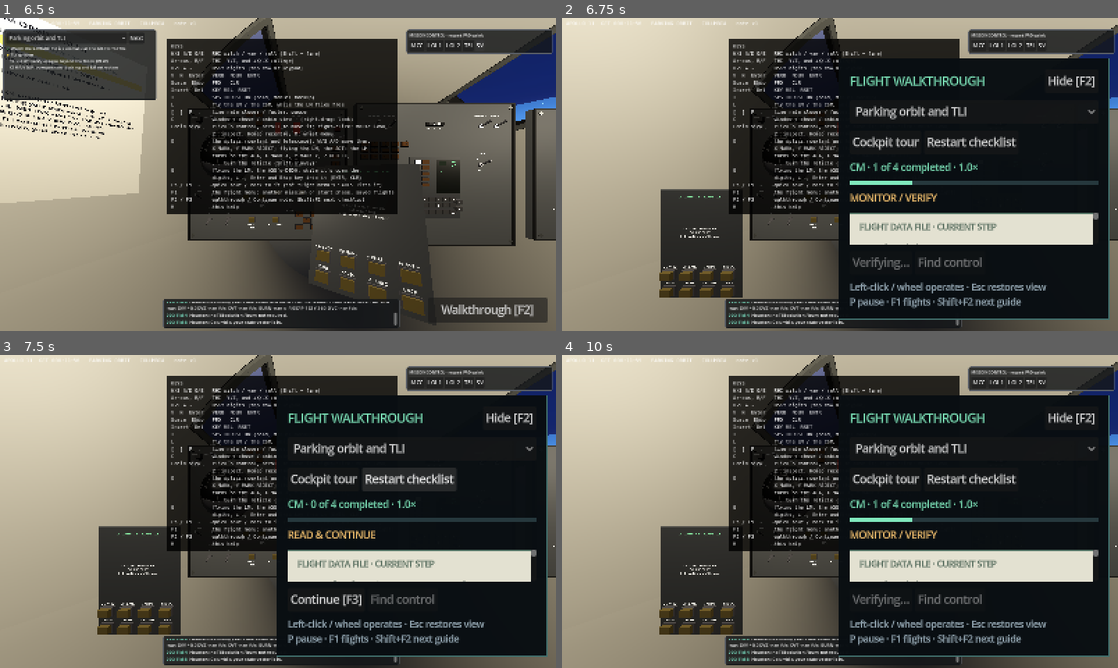
Above: before the commit, frames 1-4 (two rows, left to right).
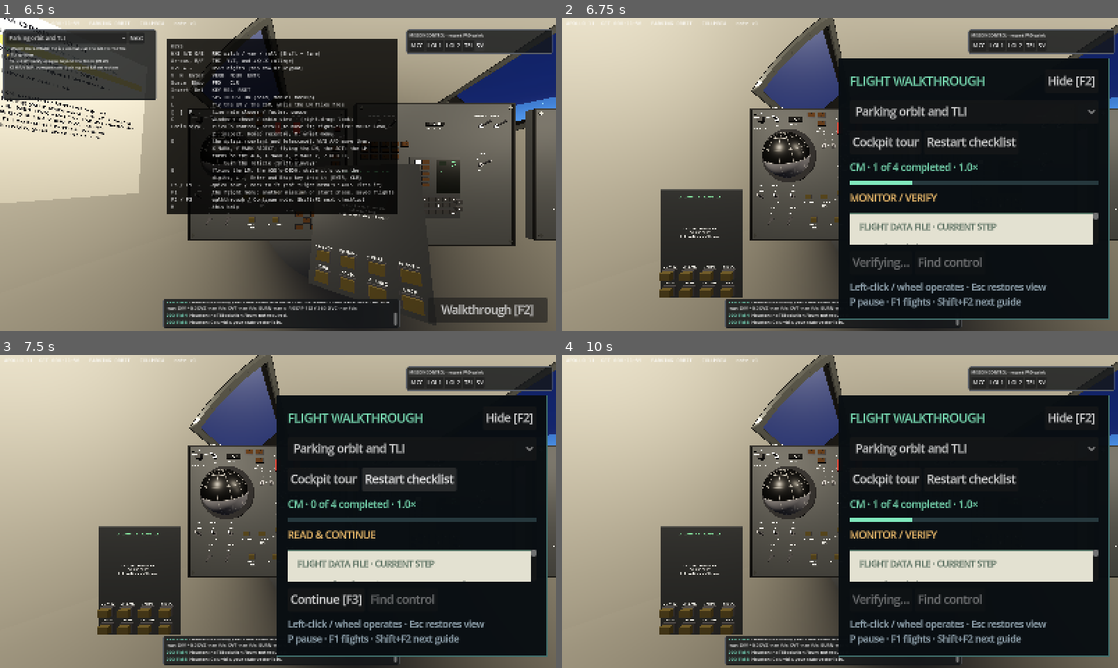
Above: after the commit, the same moments.

Repository: scomofo/apollo-csm-sim
Game: Godot game, scene res://scenes/main.tscn
The game is run twice, just before and just after one commit, with the same random seed, the same clock (stepped at 60 frames per second) and the same inputs.
Inputs:
- Up to frame 1 (6.5 s): click "Next" at 0.5 s; click "Next" at 1.25 s; click "Parking orbit and TLI" at 2 s; click "MCC" at 2.75 s; click "LOI-1" at 3.5 s; click "LOI-2" at 4.25 s; click "TEI" at 5 s; click "SV" at 5.75 s
- Up to frame 2 (6.75 s): click "Walkthrough [F2]" at 6.5 s
- Up to frame 3 (7.5 s): click "Restart checklist" at 7.25 s
- Up to frame 4 (10 s): click "Restart checklist" at 8 s; click "Restart checklist" at 8.75 s; click "Continue [F3]" at 9.5 s

Frame 1 is identical in both runs. In frame 2, 11% of the frame differs, in the area x 30-72%, y 6-63%; in frame 3, 11%; in frame 4, 11%.

Commit message:
Restore Apollo crew checklist reading with saved flights

Diff:
--- a/scenes/main.gd
+++ b/scenes/main.gd
@@ -269,6 +269,8 @@
 	vehicles.changed.connect(_on_vehicle)
 	vehicles.boarded.connect(_on_boarded)
 	add_child(vehicles)
+	if resumed:
+		_restore_reading(resume_path)
 	apply_settings(carried_settings if not carried_settings.is_empty() else _read_settings())
 	if xr and float(Bus.get_value("player.xr_refresh_hz", 0.0)) > 0.0:
 		# A new flight in a session already begun.
@@ -348,6 +350,11 @@
 		resume_flight(path)
 		return
 	var msg: String = audio.hush(rt.load_file.bind(path))
+	if msg == "":
+		start_phase = str(e["start_phase"])
+		_first_phase = str(e.get("first_phase", Bus.get_value("mission.phase", start_phase)))
+		vehicles.update()
+		_restore_reading(path)
 	print("main: quick save loaded" if msg == "" else "main: " + msg)
 
 
@@ -363,10 +370,24 @@
 	return true
 
 
-## What a save keeps beside the checkpoint: how the flight began, for the
-## checklists a resume opens.
+## Optional presentation metadata beside the unchanged physics checkpoint.
 func _save_header() -> Dictionary:
-	return {"start_phase": start_phase, "first_phase": _first_phase}
+	return {"start_phase": start_phase, "first_phase": _first_phase,
+		"checklists": {"version": 1, "csm": book.reading_state(), "lm": lm_book.reading_state()}}
+
+
+func _restore_reading(path: String) -> void:
+	book.reset_progress()
+	lm_book.reset_progress()
+	book.select_for_phase(_checklist_phase())
+	lm_book.select_for_phase(_checklist_phase())
+	var data: Variant = JSON.parse_string(FileAccess.get_file_as_string(path))
+	var header: Variant = data.get("save", {}) if data is Dictionary else {}
+	var state: Variant = header.get("checklists", {}) if header is Dictionary else {}
+	if state is Dictionary and state.get("version") == 1:
+		book.restore_reading_state(state.get("csm"))
+		lm_book.restore_reading_state(state.get("lm"))
+	guide.reading_restored()
 
 
 func _replace_flight(p_mission: String, p_phase: String, p_resume: String = "") -> void:
--- a/src/mission/checklist_book.gd
+++ b/src/mission/checklist_book.gd
@@ -7,7 +7,8 @@
 ## ends with the malfunction procedures (data/malfunctions.json, slice 9a),
 ## and the LM's with its own (data/lm_malfunctions.json, slice 9e), which
 ## no flight phase opens: a failure opens its own (select_title()).
-## Presentation state, like the HUD's before it: checkpoints don't save it.
+## Optional saved-flight metadata keeps reading positions beside the physics
+## checkpoint. Legacy saves open the restored phase's checklist afresh.
 class_name ChecklistBook
 extends RefCounted
 
@@ -82,6 +83,53 @@
 	select(current + 1)
 
 
+## Bind saved reading positions to the exact instructions that were read.
+## This metadata never changes controls or satisfies a checked condition.
+func reading_state() -> Dictionary:
+	var pages := []
+	for c in lists:
+		pages.append({"title": c.title, "index": c.index,
+			"steps_sha256": JSON.stringify(c.steps).sha256_text()})
+	return {"version": 1, "current": list().title if list() else "", "pages": pages}
+
+
+func reset_progress() -> void:
+	current = 0
+	for c in lists:
+		c.index = 0
+
+
+## Validate the whole book before applying anything. Changed instructions,
+## duplicate pages or malformed indices must not import earlier acknowledgments.
+func restore_reading_state(state: Variant) -> bool:
+	if not state is Dictionary or state.get("version") != 1:
+		return false
+	var pages: Variant = state.get("pages")
+	if not pages is Array or pages.size() != lists.size():
+		return false
+	var indices := []
+	var selected := -1
+	for i in lists.size():
+		var page: Variant = pages[i]
+		var c := lists[i]
+		if not page is Dictionary or page.get("title") != c.title \
+				or page.get("steps_sha256") != JSON.stringify(c.steps).sha256_text():
+			return false
+		var index: Variant = page.get("index")
+		if not (index is int or index is float) or not is_finite(float(index)) \
+				or float(index) != floor(float(index)) or index < 0 or index > c.steps.size():
+			return false
+		indices.append(int(index))
+		if state.get("current") == c.title:
+			selected = i
+	if selected < 0 and not (lists.is_empty() and state.get("current") == ""):
+		return false
+	for i in lists.size():
+		lists[i].index = indices[i]
+	current = maxi(selected, 0)
+	return true
+
+
 ## Optional cockpit orientation lesson, added by the interactive scene.
 ## Flight/procedure loaders keep their existing order and contents.
 func add_walkthrough(vehicle: String) -> void:
--- a/src/presentation/cockpit_guide.gd
+++ b/src/presentation/cockpit_guide.gd
@@ -70,6 +70,14 @@
 			selector.add_item(checklist.title)
 	if xr_card:
 		xr_card.reparent(c.card_mount, false)
+	refresh()
+
+
+## A checkpoint replaces the reading history as well as the flight. Drop
+## transient tour-return and scroll caches from the abandoned future.
+func reading_restored() -> void:
+	_tour_returns.clear()
+	_shown_step = ""
 	refresh()
 
 
--- a/src/presentation/hud.gd
+++ b/src/presentation/hud.gd
@@ -340,6 +340,8 @@
 
 func set_guided_checklist(on: bool) -> void:
 	_check_panel.visible = not on
+	if on:
+		_help.visible = false
 
 
 ## Show the panels for [param v]: "csm", or "lm" for Eagle's.
--- a/tests/unit/test_checklist_books.gd
+++ b/tests/unit/test_checklist_books.gd
@@ -30,6 +30,37 @@
 	assert_eq(lm.list().title, LM_FOR["lunar_ascent"], "no checklist for the phase: the open one stays")
 	csm.select_for_phase("splashdown")
 	assert_eq(csm.list().title, "Entry")
+
+
+func test_saved_reading_validates_every_page_before_applying_acknowledgments() -> void:
+	var book := ChecklistBook.load_default()
+	book.add_walkthrough("csm")
+	book.select_title("CM cockpit walkthrough")
+	book.next()
+	var saved: Dictionary = JSON.parse_string(JSON.stringify(book.reading_state()))
+	book.reset_progress()
+	assert_true(book.restore_reading_state(saved), "JSON numbers restore integer reading positions")
+	assert_eq(book.list().title, "CM cockpit walkthrough")
+	assert_eq(book.list().index, 1)
+	book.list().index = book.list().steps.size()
+	var complete := book.reading_state()
+	book.reset_progress()
+	assert_true(book.restore_reading_state(complete))
+	assert_true(book.list().done(), "a completed lesson stays complete on resume")
+	assert_true(book.restore_reading_state(saved))
+	var before := book.reading_state()
+	for defect in ["changed_steps", "fractional_index", "past_end", "duplicate_page", "unknown_version"]:
+		var bad := saved.duplicate(true)
+		match defect:
+			"changed_steps": bad["pages"][-1]["steps_sha256"] = "old instructions"
+			"fractional_index": bad["pages"][-1]["index"] = 0.5
+			"past_end": bad["pages"][-1]["index"] = 9999
+			"duplicate_page": bad["pages"][-1] = bad["pages"][0]
+			"unknown_version": bad["version"] = 2
+		assert_false(book.restore_reading_state(bad), defect)
+		assert_eq(book.reading_state(), before, "no partially applied book: " + defect)
+	var empty := ChecklistBook.load_lm("apollo_8")
+	assert_true(empty.restore_reading_state(empty.reading_state()), "Apollo 8 has no LM book")
 
 
 func test_every_lm_step_checks_itself_off() -> void:
--- a/tests/unit/test_saved_flights.gd
+++ b/tests/unit/test_saved_flights.gd
@@ -153,6 +153,8 @@
 	var main := _main("lunar_orbit")
 	await wait_process_frames(2)
 	_fly(120.0)
+	main.menu.activate("tour")
+	main.menu.activate("next")
 	var saved_get := SimClock.get_seconds
 	assert_ne(main.quick_save(), "", "F5")
 	var e: Dictionary = main.saves.entry(main.saves.quick_path())
@@ -166,6 +168,8 @@
 	assert_not_null(back, "F9 in another mission: its flight started in place")
 	assert_eq(back.rt.mission.id(), "apollo_11")
 	assert_almost_eq(SimClock.get_seconds, saved_get, 1e-6)
+	assert_eq(back.book.list().title, "CM cockpit walkthrough", "cross-mission F9 keeps the lesson")
+	assert_eq(back.book.list().index, 1)
 	back.rt.free_nodes()
 	back.free()
 
@@ -197,3 +201,91 @@
 	assert_eq(float(fresh.rig.get("height_offset")), 0.0, "a main scene with no settings file keeps none")
 	fresh.rt.free_nodes()
 	fresh.free()
+
+
+func test_quick_load_rewinds_the_saved_checklist_instead_of_retaining_future_notes() -> void:
+	var main := _main("lunar_orbit")
+	await wait_process_frames(2)
+	SimClock.paused = true
+	main.menu.activate("tour")
+	main.menu.activate("next")
+	assert_eq(main.book.list().index, 1)
+	assert_ne(main.quick_save(), "")
+	main.menu.activate("next")
+	main.menu.activate("next")
+	assert_gt(main.book.list().index, 1)
+	main.quick_load()
+	assert_eq(main.book.list().title, "CM cockpit walkthrough")
+	assert_eq(main.book.list().index, 1, "F9 must rewind the crew's reading position too")
+	main.rt.free_nodes()
+	main.free()
+
+
+func test_resumed_flight_restores_the_saved_cockpit_reading_position() -> void:
+	var main := _main("lunar_orbit")
+	await wait_process_frames(2)
+	SimClock.paused = true
+	main.menu.activate("tour")
+	main.menu.activate("next")
+	var path: String = main.save_flight()
+	assert_ne(path, "")
+	var next := await _replaced(main, main.resume_flight.bind(path))
+	assert_not_null(next)
+	assert_eq(next.book.list().title, "CM cockpit walkthrough")
+	assert_eq(next.book.list().index, 1, "A cold scene resumes the same lesson")
+	next.rt.free_nodes()
+	next.free()
+
+
+func test_legacy_or_stale_reading_metadata_clears_future_progress_without_rejecting_the_flight() -> void:
+	var main := _main("lunar_orbit")
+	await wait_process_frames(2)
+	SimClock.paused = true
+	main.menu.activate("tour")
+	main.menu.activate("next")
+	var path: String = main.quick_save()
+	var saved: Dictionary = JSON.parse_string(FileAccess.get_file_as_string(path))
+	var saved_get := SimClock.get_seconds
+	for legacy in [true, false]:
+		var data := saved.duplicate(true)
+		if legacy:
+			data["save"].erase("checklists")
+		else:
+			data["save"]["checklists"]["csm"]["pages"][-1]["steps_sha256"] = "old instructions"
+		var file := FileAccess.open(path, FileAccess.WRITE)
+		file.store_string(JSON.stringify(data))
+		file.close()
+		main.menu.activate("tour")
+		main.menu.activate("next")
+		main.menu.activate("next")
+		main.quick_load()
+		assert_almost_eq(SimClock.get_seconds, saved_get, 1e-6, "the flight still restores")
+		assert_eq(main.book.list().title, "Lunar orbit and TEI", "phase fallback")
+		assert_eq(main.book.lists[-1].index, 0, "abandoned future tour acknowledgments cleared")
+	main.rt.free_nodes()
+	main.free()
+
+
+func test_lm_resume_restores_both_books_and_vehicle_switch_keeps_their_reading_positions() -> void:
+	var main := _main("lunar_descent")
+	await wait_process_frames(2)
+	SimClock.paused = true
+	assert_eq(main.vehicles.vehicle, "lm")
+	main.book.select_title("CM cockpit walkthrough")
+	main.book.next()
+	main.menu.activate("tour")
+	main.menu.activate("next")
+	var path: String = main.save_flight()
+	var next := await _replaced(main, main.resume_flight.bind(path))
+	assert_eq(next.vehicles.vehicle, "lm")
+	assert_eq(next.guide.book.list().title, "LM cockpit walkthrough")
+	assert_eq(next.guide.book.list().index, 1)
+	assert_eq(next.book.list().index, 1, "the hidden CM reading position also restores")
+	assert_true(next.vehicles.toggle())
+	assert_same(next.guide.book, next.book)
+	assert_eq(next.guide.book.list().title, "CM cockpit walkthrough")
+	assert_eq(next.guide.book.list().index, 1)
+	assert_same(next.menu.book, next.guide.book)
+	assert_same(next.card.book, next.guide.book)
+	next.rt.free_nodes()
+	next.free()
--- /dev/null
+++ b/tools/reading_recovery.gd
@@ -0,0 +1,101 @@
+## Actual viewport keyboard/GUI recovery check, with isolated temporary saves.
+## godot --path . tools/reading_recovery.tscn -- OUTPUT_DIRECTORY
+extends Node
+
+const SAVES := "user://reading_recovery_review"
+var main: Node
+
+
+func _ready() -> void:
+	call_deferred("_run")
+
+
+func _frames() -> void:
+	for i in 5:
+		await get_tree().process_frame
+
+
+func _key(code: Key) -> void:
+	for down in [true, false]:
+		var event := InputEventKey.new()
+		event.keycode = code
+		event.physical_keycode = code
+		event.pressed = down
+		get_tree().root.push_input(event, true)
+		await get_tree().process_frame
+	await _frames()
+
+
+func _click(button: Button) -> void:
+	var point := button.get_global_rect().get_center()
+	for down in [true, false]:
+		var event := InputEventMouseButton.new()
+		event.position = point
+		event.global_position = point
+		event.button_index = MOUSE_BUTTON_LEFT
+		event.pressed = down
+		get_tree().root.push_input(event, true)
+		await get_tree().process_frame
+	await _frames()
+
+
+func _run() -> void:
+	Bus.reset()
+	SimClock.reset()
+	SimClock.manual = true
+	get_tree().root.size = Vector2i(1024, 600)
+	main = load("res://scenes/main.tscn").instantiate()
+	main.start_phase = "lunar_orbit"
+	main.flight_given = true
+	main.saves_dir = SAVES
+	add_child(main)
+	SimClock.paused = true
+	var saved_get := SimClock.get_seconds
+	await _frames()
+	await _key(KEY_F2)
+	if not _check(not main.hud._help.visible, "the startup key reference must clear the reading view"):
+		return
+	await _click(main.guide.tour_button)
+	await _key(KEY_F3)
+	if not _check(main.book.list().title == "CM cockpit walkthrough" and main.book.list().index == 1,
+			"GUI tour + F3 must enter the actual reading step"):
+		return
+	await _key(KEY_F5)
+	await _click(main.guide.continue_button)
+	if not _check(main.book.list().index > 1, "advance the abandoned future before F9"):
+		return
+	await _key(KEY_F9)
+	if not _check(main.book.list().index == 1 and main.guide.is_shown(), "guide F9 restores the lesson"):
+		return
+	if not _check(main.guide.book == main.card.book and main.guide.book == main.menu.book,
+			"guide, cabin card and wrist share recovered reading state"):
+		return
+	if not _check(SimClock.get_seconds == saved_get and SimClock.paused, "the displayed reading pass cannot advance the paused flight"):
+		return
+	await _key(KEY_H)
+	if not _check(main.hud._help.visible, "the crew can still reopen the key reference explicitly"):
+		return
+	await _key(KEY_H)
+	var args := OS.get_cmdline_user_args()
+	if args.size() and DisplayServer.get_name() != "headless":
+		DirAccess.make_dir_recursive_absolute(args[0])
+		await RenderingServer.frame_post_draw
+		get_viewport().get_texture().get_image().save_png(args[0].path_join("checklist-recovered.png"))
+	_cleanup()
+	print("Displayed tour, F3, GUI Continue, F5/F9, shared reading and paused flight recovery passed")
+	get_tree().quit()
+
+
+func _check(ok: bool, message: String) -> bool:
+	if not ok:
+		push_error(message)
+		_cleanup()
+		get_tree().quit(1)
+	return ok
+
+
+func _cleanup() -> void:
+	if DirAccess.dir_exists_absolute(SAVES):
+		for file in DirAccess.get_files_at(SAVES):
+			DirAccess.remove_absolute(SAVES.path_join(file))
+		DirAccess.remove_absolute(SAVES)
--- /dev/null
+++ b/tools/reading_recovery.tscn
@@ -0,0 +1,6 @@
+[gd_scene load_steps=2 format=3]
+
+[ext_resource type="Script" path="res://tools/reading_recovery.gd" id="1"]
+
+[node name="ReadingRecovery" type="Node"]
+script = ExtResource("1")
Binary file added: docs/images/checklist_recovered.png
Not shown, added: tools/reading_recovery.gd.uid
Not shown, changed: docs/WALKTHROUGH.md
